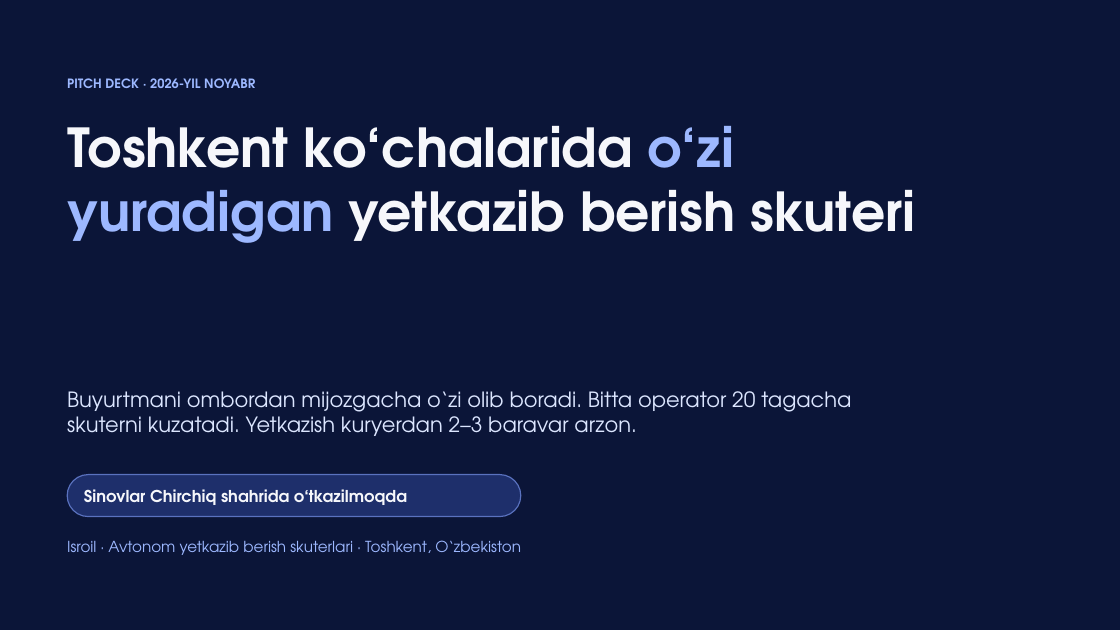
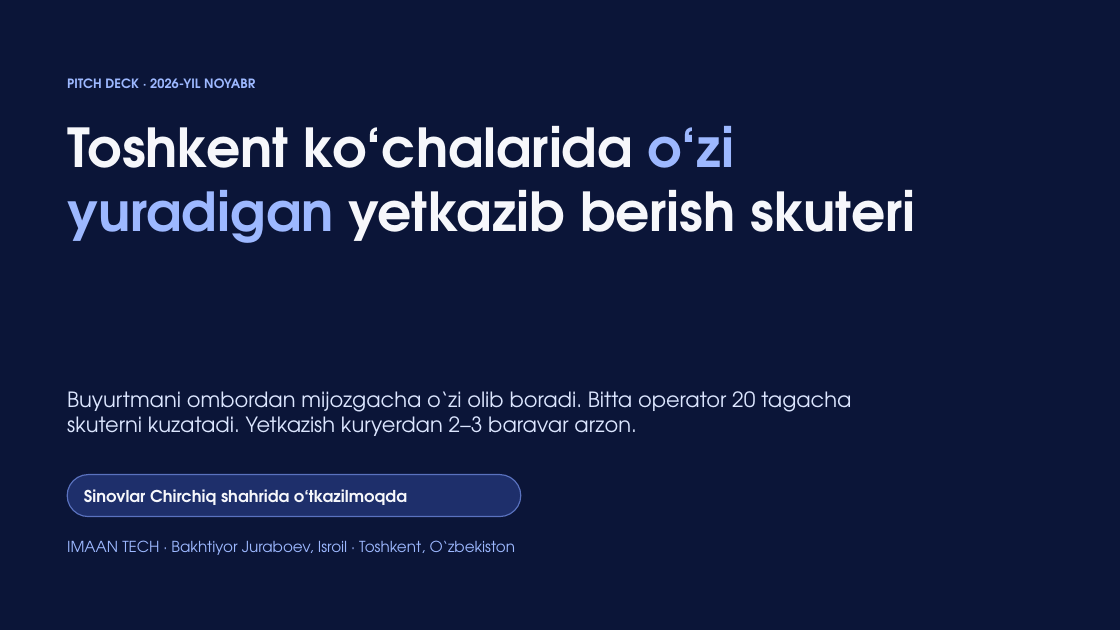
Before and after one commit to Arab04/autopilot, a slide deck: slide 1 of demo-sayt/pitch-deck.pptx. Drawn at 1120x630 pixels with LibreOffice and Linux fonts; fonts in the diff are those of the drawing. Boxes give left, top, right and bottom in pixels: in the first picture for what was removed or moved away, otherwise in the second. Text is boxed around its words. In the diff, an @@ line names an element or a change of style, - is before the commit and + after.

```diff
--- a/demo-sayt/pitch-deck.pptx
+++ b/demo-sayt/pitch-deck.pptx
@@ text at [67, 540, 516, 555]: text changed @@
-Isroil · Avtonom yetkazib berish skuterlari · Toshkent, O‘zbekiston
+IMAAN TECH · Bakhtiyor Juraboev, Isroil · Toshkent, O‘zbekiston
```
Also in this commit, not shown: 2 other slides changed, 2 other files.
